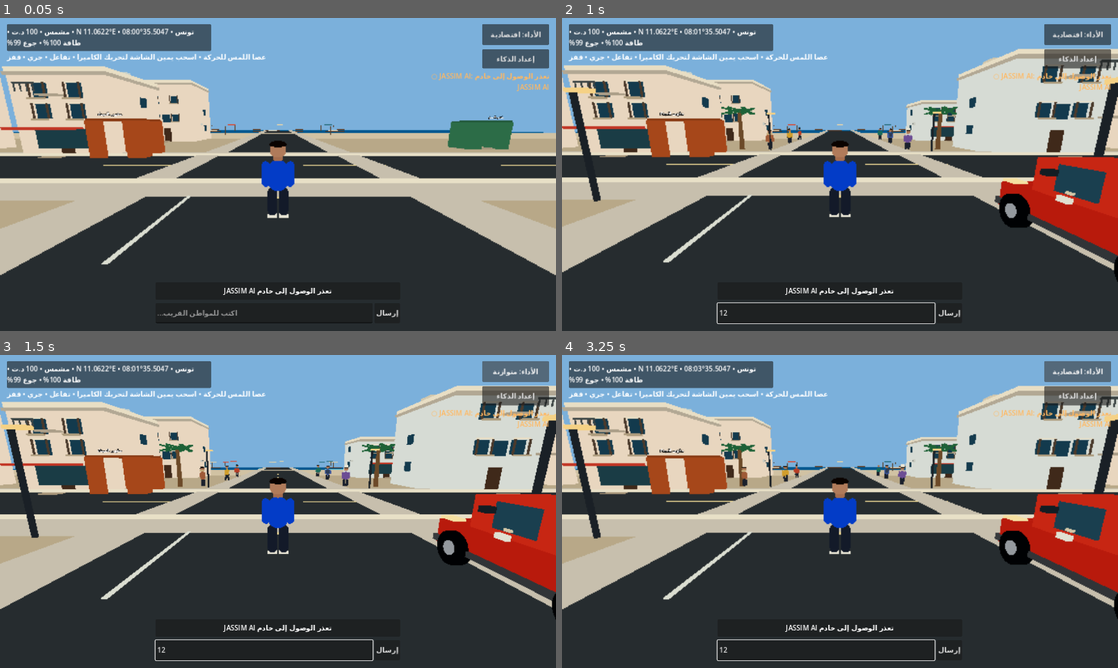
Above: before the commit, frames 1-4 (two rows, left to right).
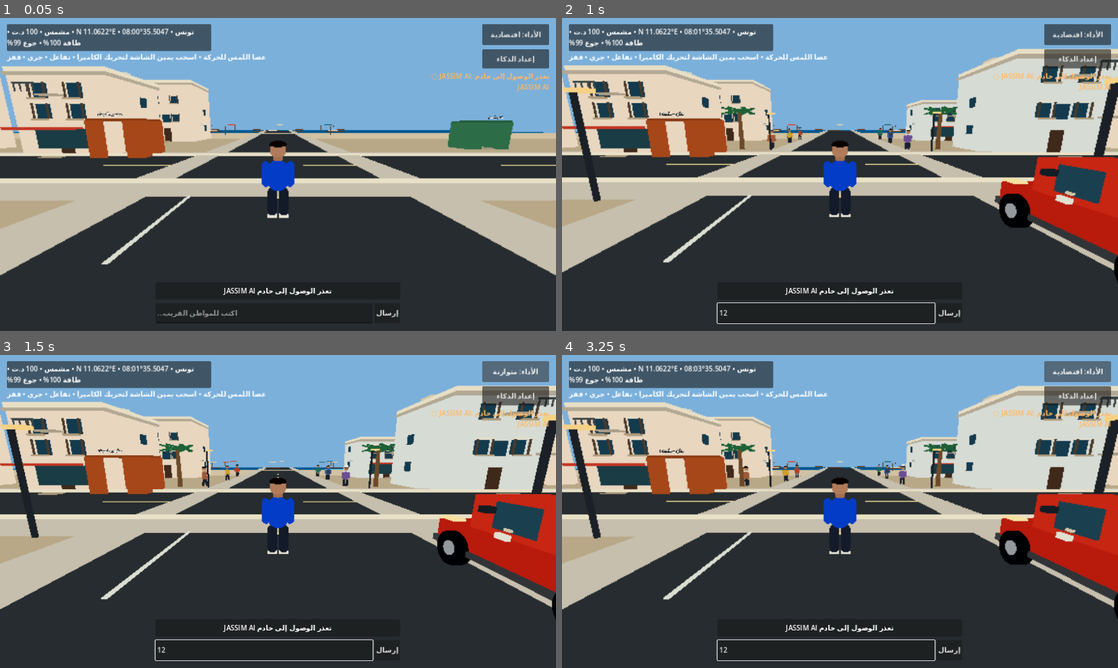
Above: after the commit, the same moments.

Repository: stevennpllk-crypto/REAL-LIFE-MAHDIA
Game: Godot game, scene res://scenes/Main.tscn
Same seed, same stepped clock (60 frames per second), same inputs: the game is played once before the commit and once after it.
Inputs (mouse positions are in pixels of both pictures, inside the frame that each line leads up to):
- Up to frame 1 (0.05 s): no input
- Up to frame 2 (1 s): click (828, 312) at 0.52 s; type "12" at 0.6 s
- Up to frame 3 (1.5 s): click "الأداء: اقتصادية" at 1.25 s
- Up to frame 4 (3.25 s): click "الأداء: متوازنة" at 2 s; click "الأداء: مرتفعة" at 2.75 s

Frame 1 is identical in both runs. In frame 2, less than 0.1% of the frame differs, in the area x 36-64%, y 34-42%; in frame 3, 0.1%; in frame 4, 0.2%, in the area x 32-62%, y 34-42%.

Commit message:
Improve resident locomotion and natural idle awareness

Diff:
--- a/scripts/npc.gd
+++ b/scripts/npc.gd
@@ -42,6 +42,8 @@
 var left_leg: Node3D
 var right_leg: Node3D
 var visual_root: Node3D
+var head_visual: Node3D
+var idle_phase := 0.0
 var clock := 0.0
 # Cognitive simulation: persistent episodic memories, learned preferences and self-review.
 var long_term_memories: Array[Dictionary] = []
@@ -101,7 +103,7 @@
 	var palette := [Color(0.72, 0.25, 0.16), Color(0.12, 0.42, 0.36), Color(0.82, 0.62, 0.18), Color(0.24, 0.34, 0.62), Color(0.62, 0.35, 0.22), Color(0.42, 0.30, 0.58)]
 	var shirt: Color = palette[posmod(personal_seed, palette.size())]
 	_part(_capsule(0.255, 0.78), Vector3(0, 1.19, 0), shirt)
-	_part(_sphere(0.19, 0.40), Vector3(0, 1.84, 0), Color(0.68, 0.47, 0.34))
+	head_visual = _part(_sphere(0.19, 0.40), Vector3(0, 1.84, 0), Color(0.68, 0.47, 0.34))
 	_part(_sphere(0.198, 0.17), Vector3(0, 1.97, 0.015), Color(0.09, 0.065, 0.05))
 	_part(_sphere(0.022, 0.03), Vector3(-0.068, 1.86, -0.175), Color(0.035, 0.025, 0.02))
 	_part(_sphere(0.022, 0.03), Vector3(0.068, 1.86, -0.175), Color(0.035, 0.025, 0.02))
@@ -171,12 +173,13 @@
 	mesh.height = height
 	return mesh
 
-func _part(mesh: Mesh, pos: Vector3, color: Color) -> void:
+func _part(mesh: Mesh, pos: Vector3, color: Color) -> MeshInstance3D:
 	var item := MeshInstance3D.new()
 	item.mesh = mesh
 	item.position = pos
 	item.material_override = _mat(color)
 	visual_root.add_child(item)
+	return item
 
 func _limb(pos: Vector3, color: Color, length: float, radius: float) -> Node3D:
 	var pivot := Node3D.new()
@@ -591,24 +594,38 @@
 		return
 	direction = _avoid_obstacle(direction.normalized(), delta)
 	var pace := walk_speed * (0.72 if ai_state == "avoiding" else 1.0)
-	velocity.x = direction.x * pace
-	velocity.z = direction.z * pace
-	rotation.y = lerp_angle(rotation.y, atan2(-direction.x, -direction.z), delta * 4.0)
+	# Residents accelerate and brake like people instead of snapping to a fixed velocity.
+	velocity.x = move_toward(velocity.x, direction.x * pace, delta * 3.2)
+	velocity.z = move_toward(velocity.z, direction.z * pace, delta * 3.2)
+	rotation.y = lerp_angle(rotation.y, atan2(-direction.x, -direction.z), 1.0 - exp(-4.2 * delta))
 	move_and_slide()
-	_animate(delta, true)
-
-func _animate(delta: float, moving: bool) -> void:
+	_animate(delta, true, pace)
+
+func _animate(delta: float, moving: bool, pace: float = 0.0) -> void:
 	if not is_instance_valid(left_arm) or not is_instance_valid(right_arm) or not is_instance_valid(left_leg) or not is_instance_valid(right_leg):
 		return
 	if moving:
-		clock += delta * 5.0
-		var swing := sin(clock) * 0.34
+		clock += delta * (4.8 + pace * 1.35)
+		var swing := sin(clock) * 0.31
 		left_arm.rotation.x = swing
 		right_arm.rotation.x = -swing
 		left_leg.rotation.x = -swing
 		right_leg.rotation.x = swing
 	else:
-		left_arm.rotation.x = lerpf(left_arm.rotation.x, 0.0, delta * 5.0)
-		right_arm.rotation.x = lerpf(right_arm.rotation.x, 0.0, delta * 5.0)
+		idle_phase += delta
+		left_arm.rotation.x = lerpf(left_arm.rotation.x, sin(idle_phase * 0.72) * 0.025, delta * 2.8)
+		right_arm.rotation.x = lerpf(right_arm.rotation.x, sin(idle_phase * 0.72 + 0.8) * 0.025, delta * 2.8)
 		left_leg.rotation.x = lerpf(left_leg.rotation.x, 0.0, delta * 5.0)
 		right_leg.rotation.x = lerpf(right_leg.rotation.x, 0.0, delta * 5.0)
+	if is_instance_valid(head_visual):
+		var look_target := Vector3.ZERO
+		if is_instance_valid(player) and global_position.distance_to(player.global_position) < 6.0:
+			var toward_player := (player.global_position - global_position).normalized()
+			look_target.y = clampf(atan2(-toward_player.x, -toward_player.z) - rotation.y, -0.42, 0.42)
+		else:
+			look_target.y = sin(idle_phase * 0.34 + float(personal_seed)) * 0.10
+		head_visual.rotation.y = lerp_angle(head_visual.rotation.y, look_target.y, 1.0 - exp(-2.2 * delta))
+		head_visual.rotation.x = lerpf(head_visual.rotation.x, sin(idle_phase * 0.55) * 0.025, delta * 2.0)
+	if is_instance_valid(visual_root):
+		var bob := (absf(sin(clock)) * 0.025) if moving else sin(idle_phase * 1.35 + float(personal_seed)) * 0.008
+		visual_root.position.y = lerpf(visual_root.position.y, bob, delta * 5.0)
